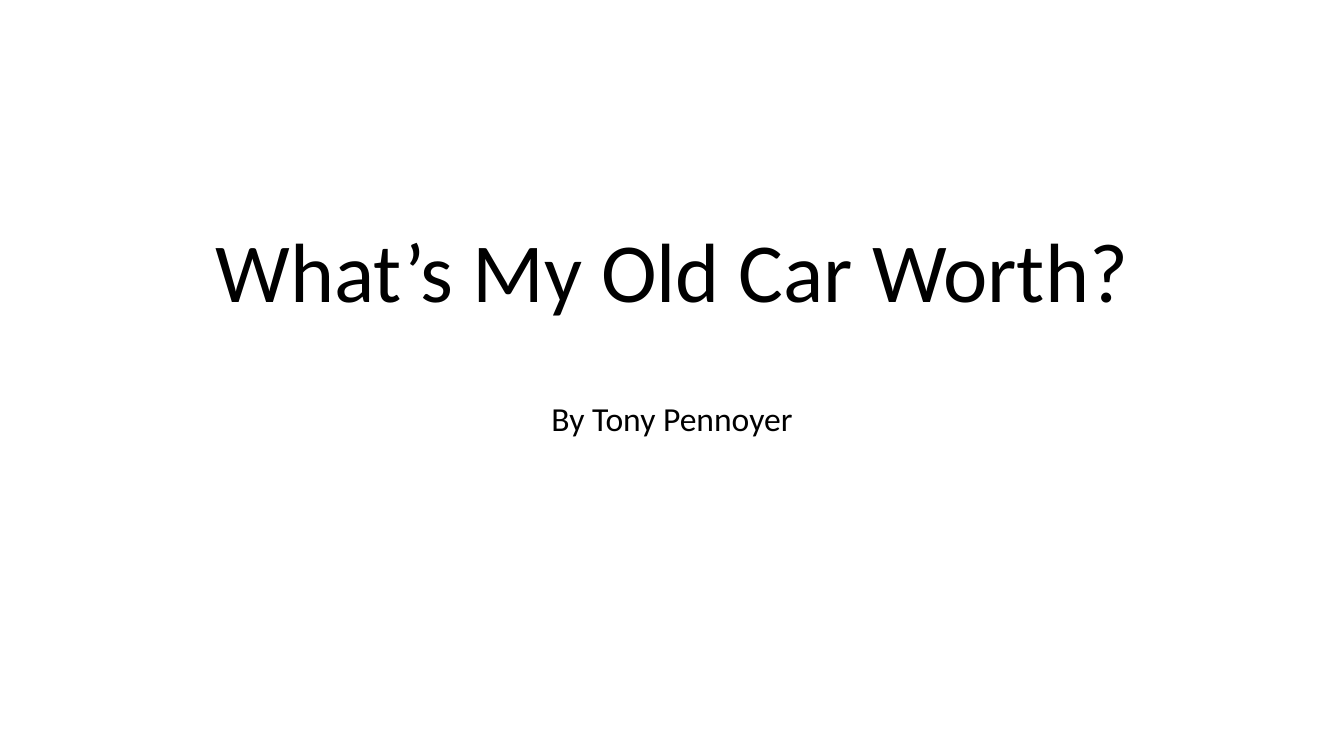
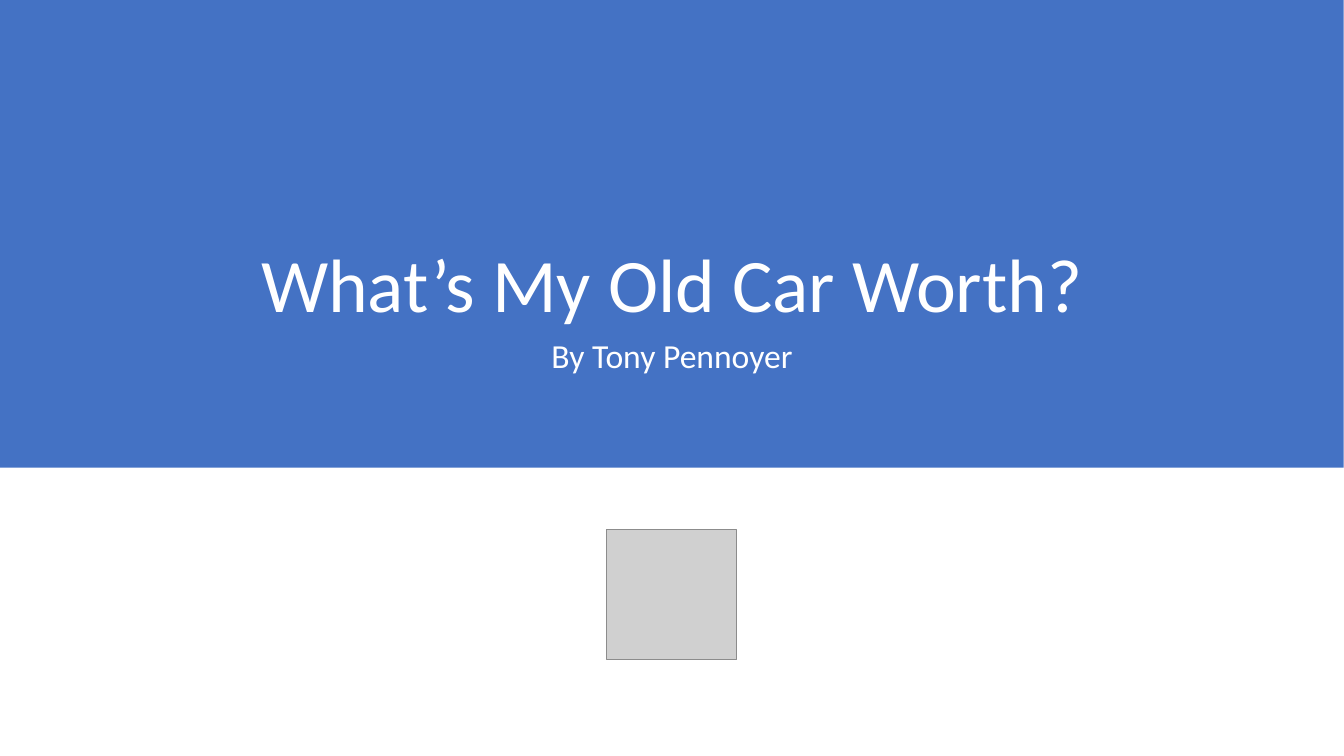
Before and after one commit to tonypennoyer/python_project, a slide deck: slide 1 of Tony_Pennoyer_Python_Proj_Presentation.pptx. Drawn at 1344x756 pixels with LibreOffice and Linux fonts; fonts in the diff are those of the drawing; grey boxes stand for pictures. Boxes give left, top, right and bottom in pixels: in the first picture for what was removed or moved away, otherwise in the second. Text is boxed around its words. In the diff, an @@ line names an element or a change of style, - is before the commit and + after.

```diff
--- a/Tony_Pennoyer_Python_Proj_Presentation.pptx
+++ b/Tony_Pennoyer_Python_Proj_Presentation.pptx
@@ rectangle added at (0, 0, 1344, 468), fill #4472C4 @@
@@ title "What’s My Old Car Worth?": place and size @@
-title "What’s My Old Car Worth?" at (215, 243, 1128, 316)
+title "What’s My Old Car Worth?" at (261, 259, 1082, 324)
@@ title "What’s My Old Car Worth?" at (261, 259, 1082, 324): size 60 to 54 pt, text colour #000000 to #FFFFFF @@
@@ subtitle "By Tony Pennoyer": place and size @@
-subtitle "By Tony Pennoyer" at (551, 409, 792, 437)
+subtitle "By Tony Pennoyer" at (551, 346, 792, 374)
@@ subtitle "By Tony Pennoyer" at (551, 346, 792, 374): text colour #000000 to #FFFFFF @@
@@ picture added at (607, 530, 737, 660) @@
```
Also in this commit, not shown: 5 other slides changed, 16 slides added, 4 slides removed, 1 other file.
